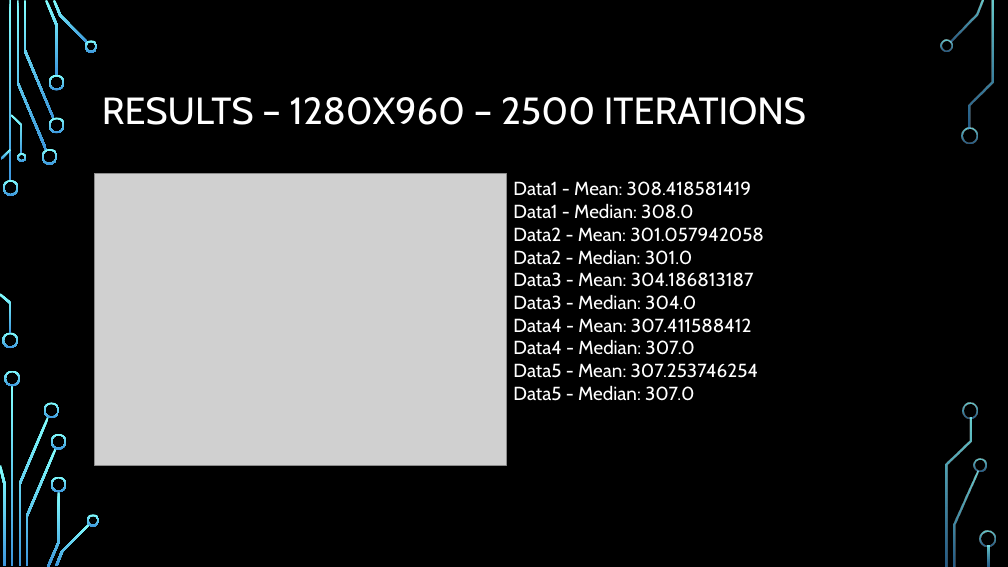
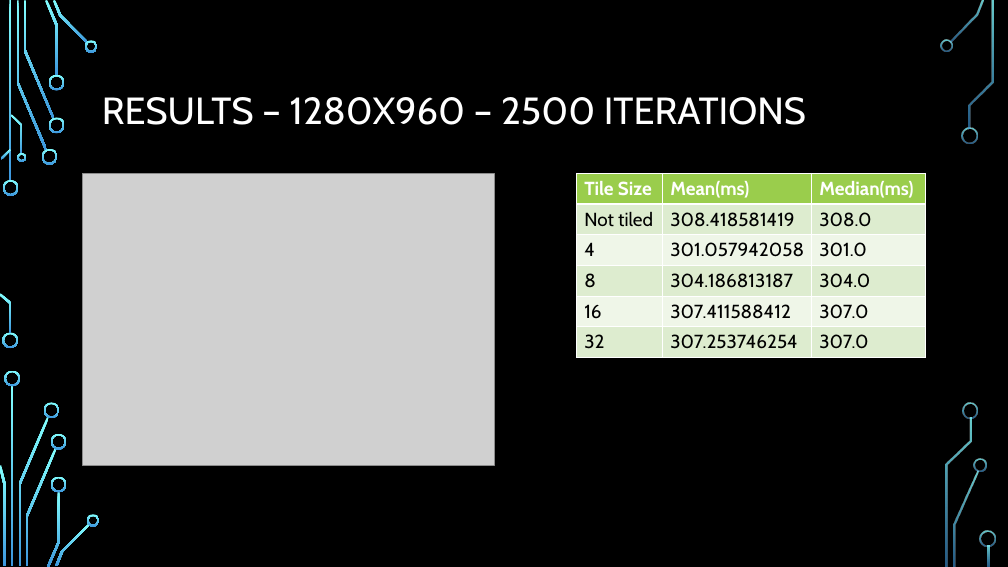
Before and after one commit to Shorte240/DSaA-Submission, a slide deck: slide 15 of CMP202 Assessment.pptx. Drawn at 1008x567 pixels with LibreOffice and Linux fonts; fonts in the diff are those of the drawing; grey boxes stand for pictures; background and template pictures are left out. Boxes give left, top, right and bottom in pixels: in the first picture for what was removed or moved away, otherwise in the second. Text is boxed around its words. In the diff, an @@ line names an element or a change of style, - is before the commit and + after.

```diff
--- a/CMP202 Assessment.pptx
+++ b/CMP202 Assessment.pptx
@@ picture: place and size @@
-picture at <box>95,173,507,465</box>
+picture at <box>82,173,495,465</box>
@@ table added at <box>577,173,926,357</box>, 6 rows, 3 columns @@
+Tile Size | Mean(ms) | Median(ms)
+Not tiled | 308.418581419 | 308.0
+4 | 301.057942058 | 301.0
+8 | 304.186813187 | 304.0
+16 | 307.411588412 | 307.0
+32 | 307.253746254 | 307.0
@@ text removed at <box>513,181,764,401</box> @@
-Data1 - Mean: 308.418581419
-Data1 - Median: 308.0
-Data2 - Mean: 301.057942058
-Data2 - Median: 301.0
-Data3 - Mean: 304.186813187
-Data3 - Median: 304.0
-Data4 - Mean: 307.411588412
-Data4 - Median: 307.0
-Data5 - Mean: 307.253746254
-Data5 - Median: 307.0
```
Also in this commit, not shown: 13 other slides changed.
